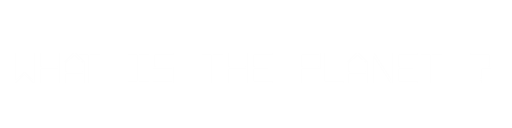
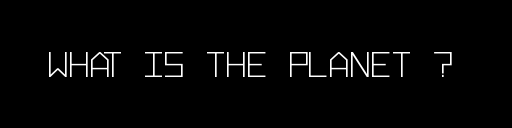
Two versions of the same layered image (512px x 128px). Layer-by-layer changes:
painted on "WHAT IS THE PLANET ?" over [14, 52, 491, 83]
showed "Background" over [0, 0, 512, 128]
